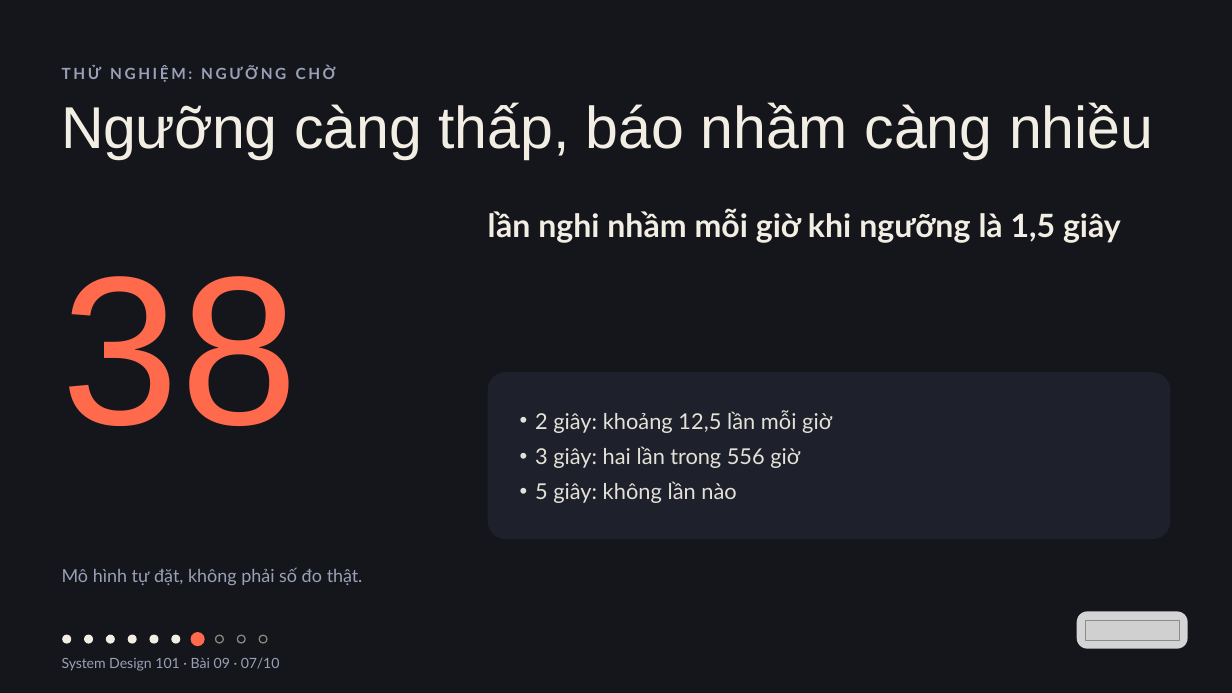
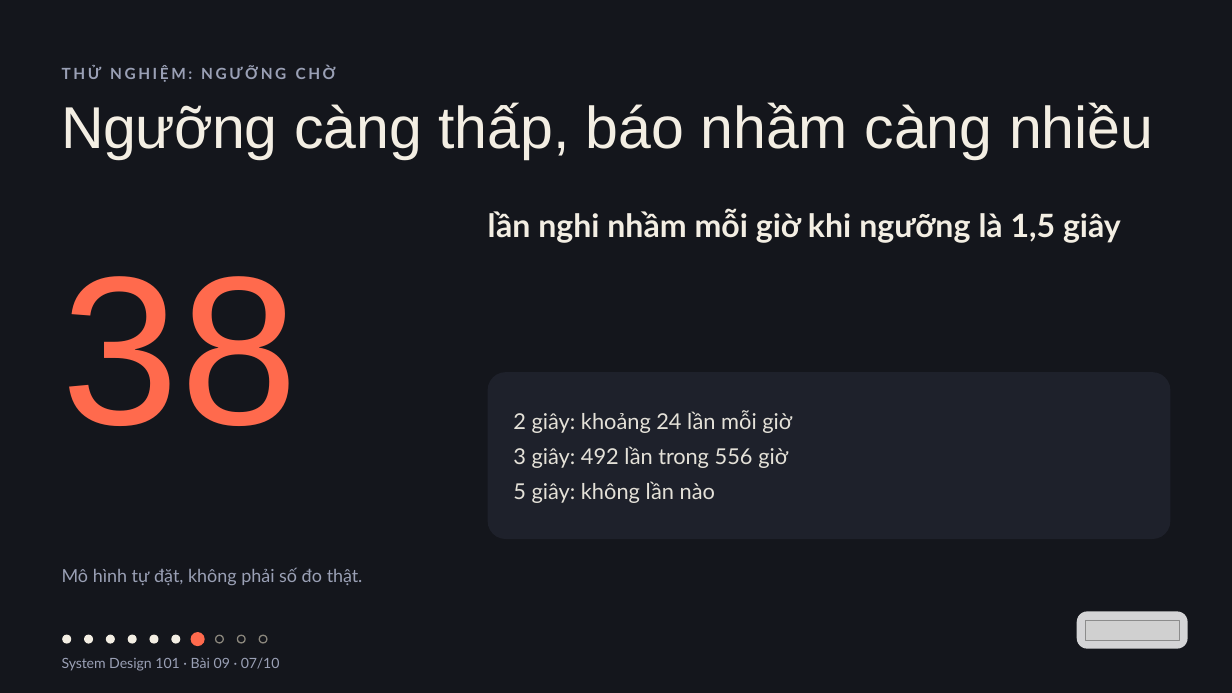
Before and after one commit to vohoailinh90/tool-marketing-studio, a slide deck: slide 7 of system-design-101/vi/lessons/sd-11-009/slides/sd-11-009.pptx. Drawn at 1232x693 pixels with LibreOffice and Linux fonts; fonts in the diff are those of the drawing; grey boxes stand for pictures. Boxes give left, top, right and bottom in pixels: in the first picture for what was removed or moved away, otherwise in the second. Text is boxed around its words. In the diff, an @@ line names an element or a change of style, - is before the commit and + after.

```diff
--- a/system-design-101/vi/lessons/sd-11-009/slides/sd-11-009.pptx
+++ b/system-design-101/vi/lessons/sd-11-009/slides/sd-11-009.pptx
@@ text at (513,410,792,468): text changed @@
-• 2 giây: khoảng 12,5 lần mỗi giờ
-• 3 giây: hai lần trong 556 giờ
+2 giây: khoảng 24 lần mỗi giờ
+3 giây: 492 lần trong 556 giờ
@@ text at (513,481,715,503): bullet • to none @@
```
Also in this commit, not shown: 3 other files.
